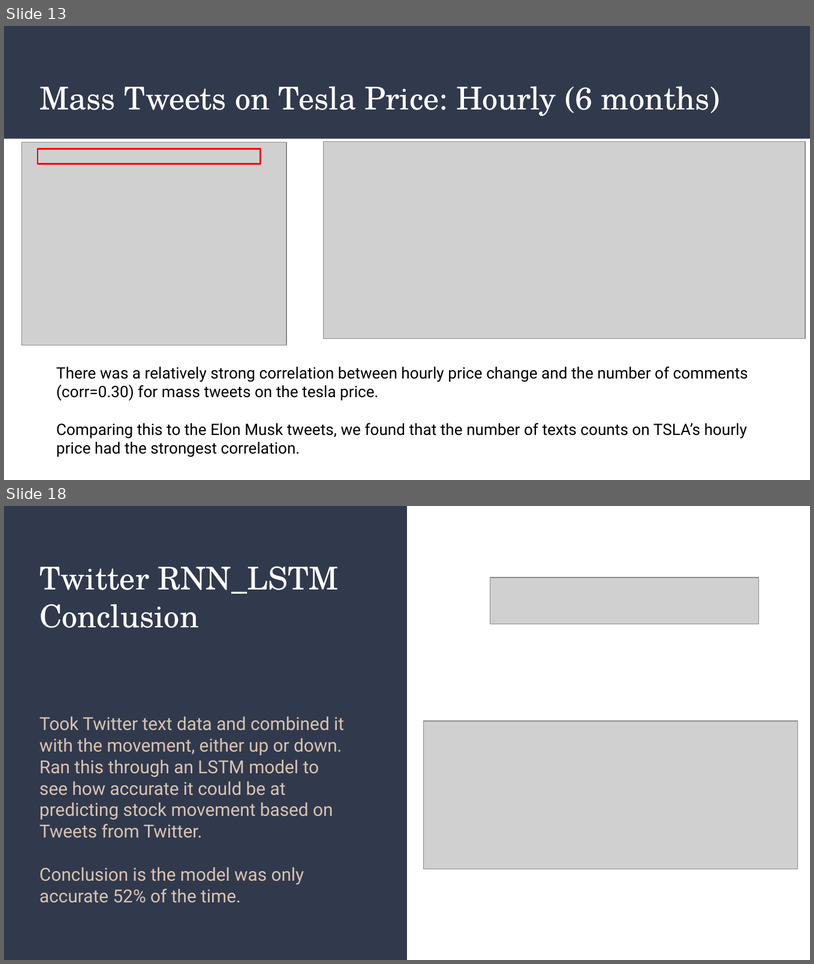
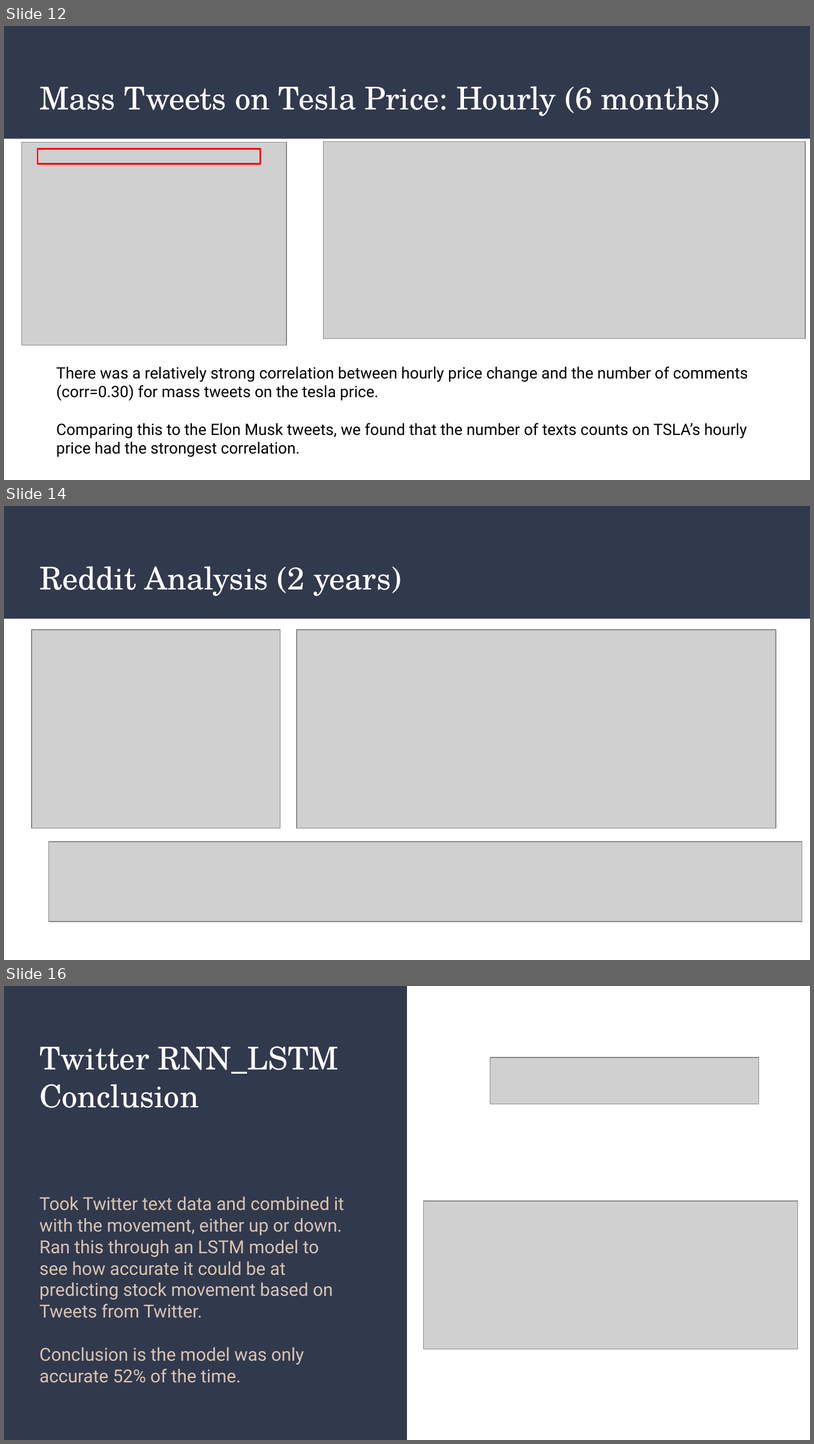
Before and after one commit to coolwonny/SNS-sentiment-and-stock-price-movement, a slide deck: Project_Presentation.pptx. Shown one above the other, each under a label of ours: slides 13 and 18 before the commit, slides 12, 14 and 16 after it; the slides between them are not shown. The pictures are 814x964 and 814x1444 pixels, drawn with LibreOffice and Linux fonts; fonts in the diff are those of the drawing; grey boxes stand for pictures. Boxes give left, top, right and bottom in pixels: in the first picture for what was removed or moved away, otherwise in the second. Text is boxed around its words. In the diff, an @@ line names an element or a change of style, - is before the commit and + after.

```diff
--- a/Project_Presentation.pptx
+++ b/Project_Presentation.pptx
@@ slide 14 added at (x1=4, y1=506, x2=810, y2=960), background #FFFFFF; not listed: 1 template element that a slide beside it also shows @@
@@ title added at (x1=39, y1=566, x2=402, y2=596), 28 pt, text #FFFFFF @@
+Reddit Analysis (2 years)
@@ picture added at (x1=32, y1=630, x2=280, y2=828) @@
@@ picture added at (x1=297, y1=630, x2=777, y2=828) @@
@@ picture added at (x1=49, y1=841, x2=803, y2=921) @@
@@ what was slide 13 is now slide 12 @@
@@ what was slide 18 is now slide 16 @@
```
Also in this commit, not shown: 7 slides changed, 2 other slides added, 3 slides removed.
